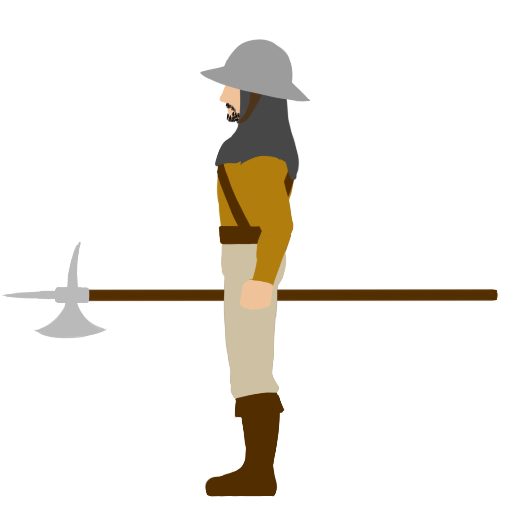
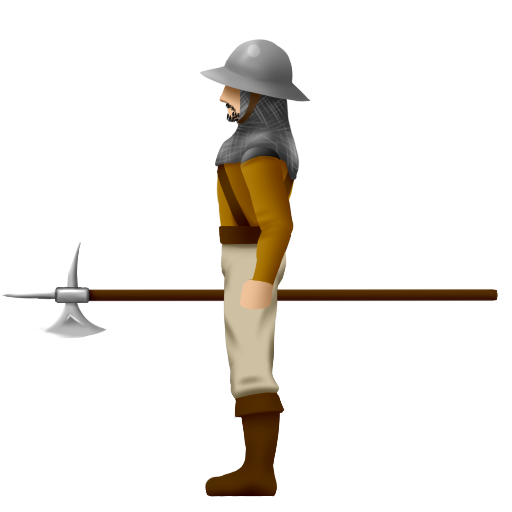
Comparing the layer stacks of the two 512 x 512 images. Changes:
painted on "ForearmF" over left=242, top=220, right=293, bottom=310
painted on "ArmF" over left=240, top=146, right=294, bottom=239
painted on "ShinF" over left=206, top=357, right=284, bottom=497
painted on "ThighF" over left=223, top=253, right=279, bottom=389
painted on "Torso" over left=199, top=39, right=311, bottom=293
painted on "ShinB" over left=206, top=356, right=284, bottom=497
painted on "ThighB" over left=223, top=253, right=279, bottom=390
painted on "ForearmB" over left=241, top=220, right=293, bottom=310
painted on "ArmB" over left=240, top=146, right=294, bottom=239
painted on "Weapon" over left=2, top=241, right=498, bottom=339
